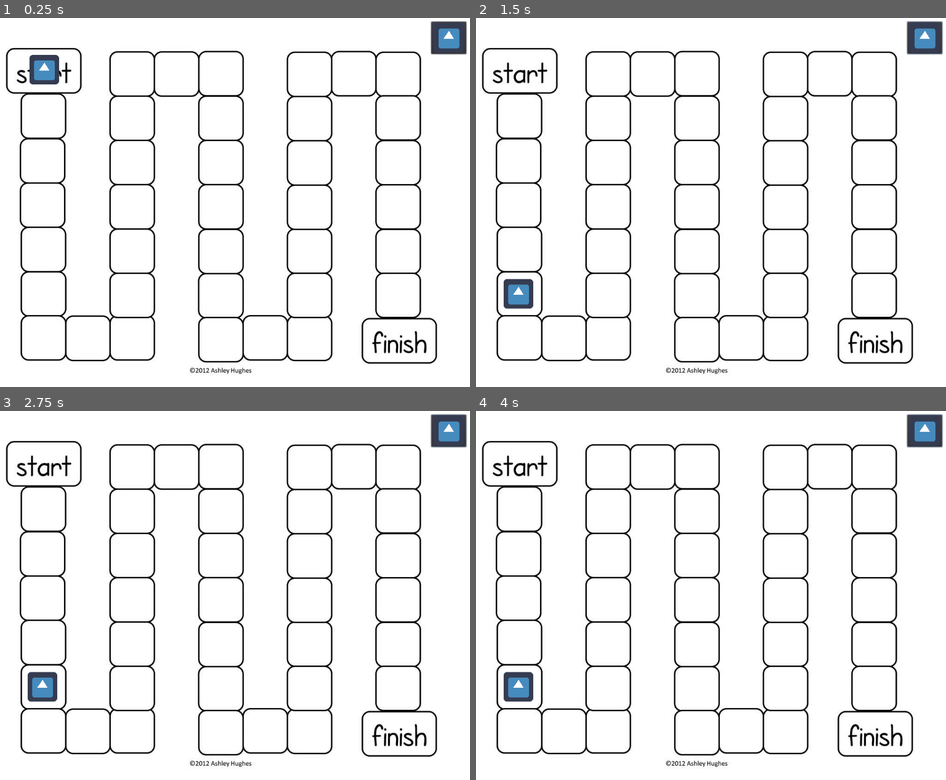
Above: before the commit, frames 1-4 (two rows, left to right).
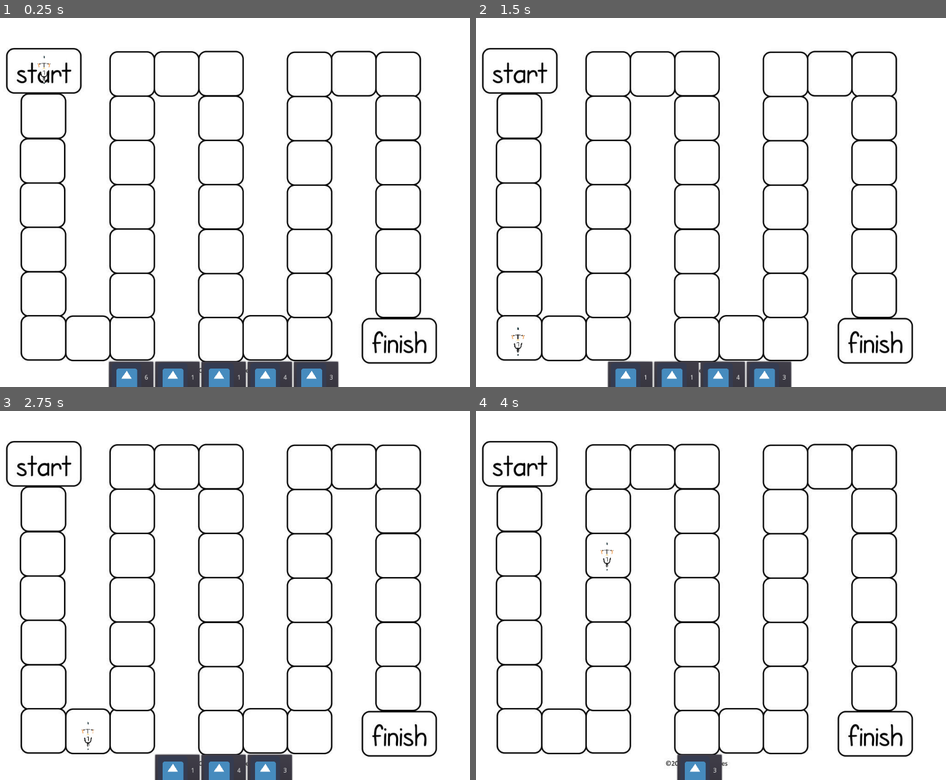
Above: after the commit, the same moments.

Repository: abarbieux/TIA-Prolog-Project
Game: Godot game, scene res://Main.tscn
Two runs of this game, one before a commit and one after it. Both use one fixed random seed, a clock stepped at 60 frames per second and the inputs below. The engine's default icon, where the game draws it, is replaced by a stand-in: a white triangle on a blue panel in a dark square.
Inputs (mouse positions are in pixels of both pictures, inside the frame that each line leads up to):
- Up to frame 1 (0.25 s): no input
- Up to frame 2 (1.5 s): click (922, 36) at 0.52 s; click (607, 379) at 1.25 s, where only the run after the commit has a clickable "6"
- Up to frame 3 (2.75 s): click (155, 772) at 2 s, where only the run after the commit has a clickable "1"
- Up to frame 4 (4 s): click (654, 772) at 2.75 s, where only the run after the commit has a clickable "1"; click (678, 772) at 3.5 s, where only the run after the commit has a clickable "4"

The runs differ from the first frame. In frame 1, 4.5% of the frame differs, in the area x 6-100%, y 0-100%; in frame 2, 3.9%; in frame 3, 3.2%; in frame 4, 1.9%.
Error after the commit: Invalid get index '6' (on base: 'Array'). (res://Main.gd:55)

Commit message:
Init_deck

Diff:
--- a/Main.gd
+++ b/Main.gd
@@ -1,17 +1,57 @@
-extends Node2D
+extends Control
 
-onready var _player = $Player
+onready var _player = $Allemagne1
 onready var _path = $Paths/Path2D
 
 var _current_case:int = 0
+var Deck_list: Array
 
 # Called when the node enters the scene tree for the first time.
 func _ready() -> void:
 	randomize()
 	_player.position = _path.curve.get_point_position(_current_case)
 
+	Init_deck()
+	Init_deck_button()
 
-func _on_Button_pressed() -> void:
-	_current_case += randi() % 6 + 1
+
+
+
+
+# Creat the deck of each participant
+func Init_deck() -> void :
+	var Deck:int
+	while Deck < 4:
+		Deck +=1
+		var Carte:int
+		var Carte_list:Array
+		while Carte < 5:
+			Carte+=1
+			Carte_list.append(randi()%12 +1)
+		Deck_list.append(Carte_list)
+
+func Init_deck_button() -> void :
+	var i = 0
+	for carte in Deck_list[0]:
+		var button = Button.new()
+		button.text = str(carte)
+		button.rect_min_size.x = 96
+		button.icon = preload("res://icon.png")
+		$Bottom.add_child(button)
+		var c = button.connect("pressed", self, "_button_pressed", [button, carte, i])
+		i += 1
+#		add_child(button)
+
+func _button_pressed(button, value, index) -> void :
+	_current_case += value
 	_current_case = clamp(_current_case, 0, _path.curve.get_point_count() - 1)
 	_player.position = _path.curve.get_point_position(_current_case)
+	button.queue_free()
+	var Index:int = Find_Index(value)
+	Deck_list.remove(Index)
+
+func Find_Index(carte:int):
+	for pos in Deck_list[0] :
+		if Deck_list[0][pos] == carte :
+			return pos
+	return null
--- a/Main.tscn
+++ b/Main.tscn
@@ -1,8 +1,11 @@
-[gd_scene load_steps=6 format=2]
+[gd_scene load_steps=9 format=2]
 
 [ext_resource path="res://587c5e0dd382d422c70f126ba4f57033_orig.jpg" type="Texture" id=1]
 [ext_resource path="res://icon.png" type="Texture" id=2]
 [ext_resource path="res://Main.gd" type="Script" id=3]
+[ext_resource path="res://Picture/allemagne_1.png" type="Texture" id=4]
+[ext_resource path="res://Picture/allemagne_3.png" type="Texture" id=5]
+[ext_resource path="res://Picture/allemagne_2.png" type="Texture" id=6]
 
 [sub_resource type="Curve2D" id=1]
 _data = {
@@ -14,7 +17,9 @@
 "points": PoolVector2Array( 0, 0, 0, 0, 162, 112, 0, 0, 0, 0, 160, 217, 0, 0, 0, 0, 157, 312, 0, 0, 0, 0, 162, 393, 0,  …(766 unchanged characters)…
 }
 
-[node name="Main" type="Node2D"]
+[node name="Main" type="Control"]
+anchor_right = 1.0
+anchor_bottom = 1.0
 script = ExtResource( 3 )
 
 [node name="587C5E0Dd382D422C70F126Ba4F57033Orig" type="Sprite" parent="."]
@@ -40,11 +45,61 @@
 position = Vector2( -65, 454 )
 texture = ExtResource( 2 )
 
-[node name="Button" type="Button" parent="."]
-margin_left = 982.0
-margin_top = 8.0
-margin_right = 1058.0
-margin_bottom = 78.0
-icon = ExtResource( 2 )
+[node name="Right" type="VBoxContainer" parent="."]
+anchor_left = 1.0
+anchor_top = 0.5
+anchor_right = 1.0
+anchor_bottom = 0.5
+margin_left = -40.0
+margin_top = -20.0
+margin_bottom = 20.0
+grow_horizontal = 2
+grow_vertical = 2
+alignment = 1
+__meta__ = {
+"_edit_use_anchors_": true
+}
 
-[connection signal="pressed" from="Button" to="." method="_on_Button_pressed"]
+[node name="Left" type="VBoxContainer" parent="."]
+anchor_top = 0.5
+anchor_bottom = 0.5
+margin_top = -20.0
+margin_right = 40.0
+margin_bottom = 20.0
+grow_horizontal = 2
+grow_vertical = 2
+alignment = 1
+
+[node name="Top" type="HBoxContainer" parent="."]
+anchor_left = 0.5
+anchor_right = 0.5
+margin_left = -20.0
+margin_right = 20.0
+margin_bottom = 40.0
+grow_horizontal = 2
+grow_vertical = 2
+alignment = 1
+
+[node name="Bottom" type="HBoxContainer" parent="."]
+anchor_left = 0.5
+anchor_top = 1.0
+anchor_right = 0.5
+anchor_bottom = 1.0
+margin_left = -20.0
+margin_top = -40.0
+margin_right = 20.0
+grow_horizontal = 2
+grow_vertical = 2
+alignment = 1
+
+[node name="Allemagne1" type="Sprite" parent="."]
+position = Vector2( -308, 295 )
+texture = ExtResource( 4 )
+
+[node name="Allemagne2" type="Sprite" parent="."]
+position = Vector2( -221, 299 )
+texture = ExtResource( 6 )
+
+[node name="Allemagne3" type="Sprite" parent="."]
+position = Vector2( -155, 297 )
+texture = ExtResource( 5 )
Not shown, removed: .mono/metadata/ide_messaging_meta.txt
Binary file added: Picture/allemagne_1.png
Not shown, added: Picture/allemagne_1.png.import
Binary file added: Picture/allemagne_2.png
Not shown, added: Picture/allemagne_2.png.import
Binary file added: Picture/allemagne_3.png
Not shown, added: Picture/allemagne_3.png.import
Binary file added: Picture/belgique_1.png
Not shown, added: Picture/belgique_1.png.import
Binary file added: Picture/belgique_2.png
Not shown, added: Picture/belgique_2.png.import
Binary file added: Picture/belgique_3.png
(and 13 more such lines)
